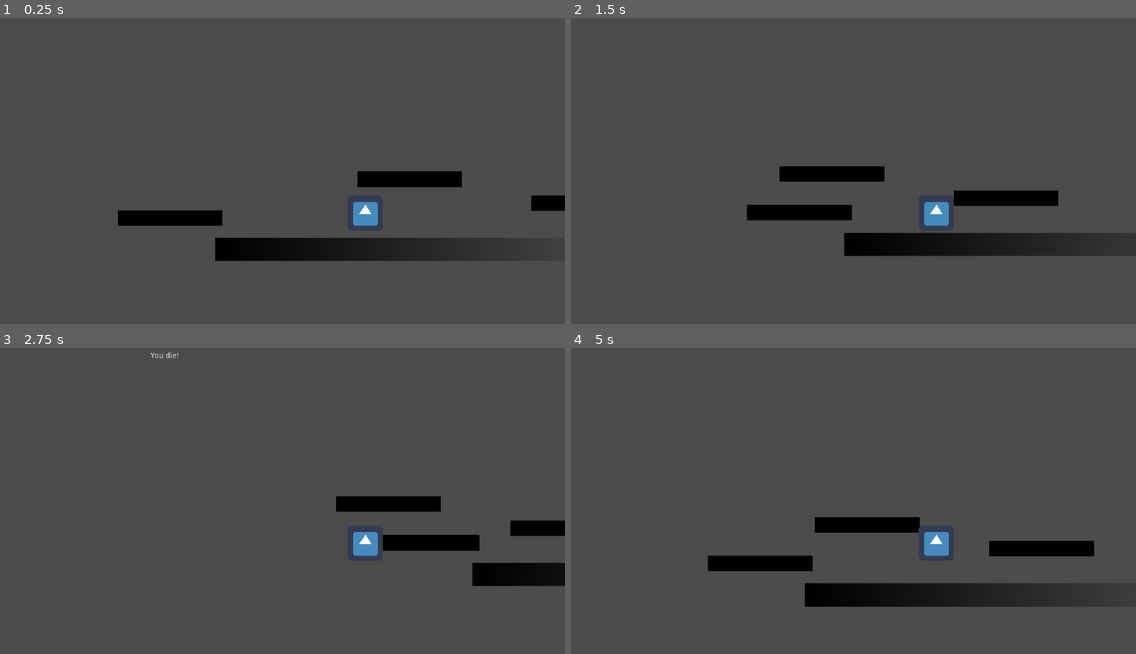
Above: before the commit, frames 1-4 (two rows, left to right).
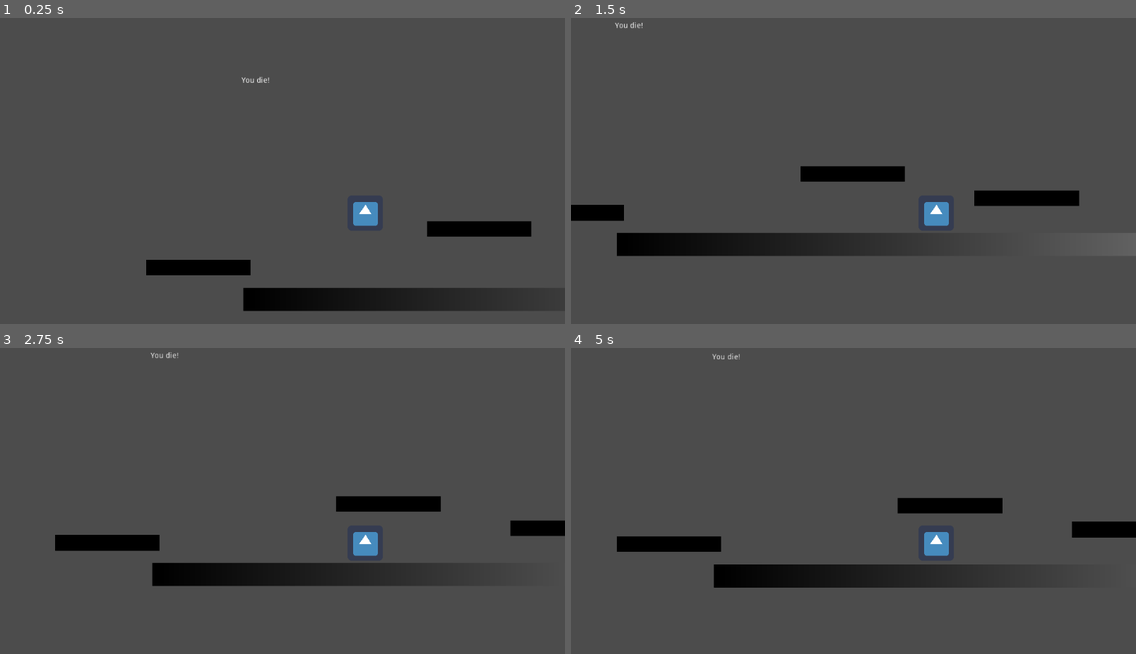
Above: after the commit, the same moments.

Repository: T4g1/gd-wildjam18
Game: Godot game, scene res://sources/player/TestWorld.tscn
Same seed, same stepped clock (60 frames per second), same inputs: the game is played once before the commit and once after it. The project has no main scene, so this scene is started directly. The engine's default icon, where the game draws it, is replaced by a stand-in: a white triangle on a blue panel in a dark square.
Inputs:
- Up to frame 1 (0.25 s): no input
- Up to frame 2 (1.5 s): hold Right (ui_right) from 0.53 s (still down); tap Up (ui_up) at 0.77 s
- Up to frame 3 (2.75 s): tap Up (ui_up) at 1.52 s; release Right (ui_right) at 2.03 s; hold Left (ui_left) from 2.03 s (still down)
- Up to frame 4 (5 s): release Left (ui_left) at 2.78 s; hold Right (ui_right) 2.78-4.28 s; tap Up (ui_up) at 3.02, 3.77, 4.52 s; hold Left (ui_left) from 4.28 s (still down)

The runs differ from the first frame. In frame 1, 12% of the frame differs, in the area x 20-100%, y 19-96%; in frame 2, 9.1%; in frame 3, 6.9%; in frame 4, 11%.
Error after the commit: Parse Error: Variable "World" shadows a native class. (res://sources/player/TestWorld.gd:6)

Commit message:
Export all constant to help calibrate them easier

Diff:
--- a/sources/player/Player.gd
+++ b/sources/player/Player.gd
@@ -3,21 +3,20 @@
 
 signal death
 
-const GRAVITY: int = 500
-# const RUN_MIN_SPEED: int = 10
-const RUN_MAX_SPEED: int = 500
-const JUMP_SPEED: int = 200
-const RUN_FORCE: int = 1000
-const STOP_FORCE: int = 1000
+export var Gravity: int = 500
+export var  RunMaxSpeed: int = 500
+export var  JumpSpeed: int = 200
+export var  RunForce: int = 1000
+export var StopForce: int = 1000
 
-# player must stand atleast in STAND_BOUNCING_TIME to jump
-const STAND_BOUNCING_TIME: float = 0.15
+# player must stand atleast in StandBouncingTime to jump
+export var  StandBouncingTime: float = 0.15
 
 var velocity: Vector2 = Vector2()
 var jumping: bool = false
 var crouching: bool = false
 
-var stand_time: float = STAND_BOUNCING_TIME * 2
+var stand_time: float = StandBouncingTime * 2
 
 # number of body enter the stand shape.
 # Use to check if player can stand from crouching or not, for example stand in a pipe
@@ -32,7 +31,7 @@
 #	pass
 
 func _physics_process(delta):
-	var run_force = Vector2(0, GRAVITY)
+	var current_run_force = Vector2(0, Gravity)
 
 	var run_left = Input.is_action_pressed("ui_left")
 	var run_right = Input.is_action_pressed("ui_right")
@@ -41,14 +40,14 @@
 	var stop = true
 
 	if run_left:
-		if velocity.x > -RUN_MAX_SPEED:
-			run_force.x -= RUN_FORCE
+		if velocity.x > -RunMaxSpeed:
+			current_run_force.x -= RunForce
 			stop = false
 		else:
 			print('Reached max speed when run left')
 	elif run_right:
-		if velocity.x < RUN_MAX_SPEED:
-			run_force.x += RUN_FORCE
+		if velocity.x < RunMaxSpeed:
+			current_run_force.x += RunForce
 			stop = false
 		else:
 			print('Reached max speed when run right')
@@ -57,13 +56,13 @@
 		var vsign = sign(velocity.x)
 		var vlen = abs(velocity.x)
 
-		vlen -= STOP_FORCE * delta
+		vlen -= StopForce * delta
 		if vlen < 0:
 			vlen = 0
 
 		velocity.x = vlen * vsign
 
-	velocity += run_force * delta
+	velocity += current_run_force * delta
 	velocity = move_and_slide(velocity, Vector2(0, -1))
 
 	if is_on_floor():
@@ -85,11 +84,11 @@
 				stand_time += delta
 			else:
 				print('Can not stand in pipe')
-		elif not jumping and stand_time > STAND_BOUNCING_TIME:
+		elif not jumping and stand_time > StandBouncingTime:
 			print('Jump')
-			velocity.y = -JUMP_SPEED
+			velocity.y = -JumpSpeed
 			jumping = true
-		elif stand_time < STAND_BOUNCING_TIME:
+		elif stand_time < StandBouncingTime:
 			# just stand after crouch, need more time to stand before jump
 			print('Stand time: ', stand_time)
 			stand_time += delta
--- a/sources/player/TestWorld.gd
+++ b/sources/player/TestWorld.gd
@@ -1,37 +1,37 @@
 extends Node2D
 
 
-const MOVING_SPEED: int = 300
+export var MovingSpeed: int = 300
 
-onready var world = $World
-onready var ground = $World/Ground
-onready var label = $Label
-onready var player = $Player
+onready var World = $World
+onready var Ground = $World/Ground
+onready var Label = $Label
+onready var Player = $Player
 
 var started: bool = false
 
 # Called when the node enters the scene tree for the first time.
 func _ready():
-	label.visible = false
-	player.connect("death", self, "_on_player_death")
+	Label.visible = false
+	Player.connect("death", self, "_on_player_death")
 	start()
 
 
 # Called every frame. 'delta' is the elapsed time since the previous frame.
 func _process(delta):
 	if started:
-		ground.position.x += MOVING_SPEED * delta
+		Ground.position.x += MovingSpeed * delta
 
 func start():
-	world.global_position = Vector2(0, 0)
-	ground.global_position = Vector2(0, 0)
-	player.global_position = Vector2(200, 200)
+	World.global_position = Vector2(0, 0)
+	Ground.global_position = Vector2(0, 0)
+	Player.global_position = Vector2(200, 200)
 	started = true
 
 func _on_player_death():
 	print('On player death')
 	started = false
-	label.visible = true
+	Label.visible = true
 	yield(get_tree().create_timer(2), "timeout")
-	label.visible = false
+	Label.visible = false
 	start()
